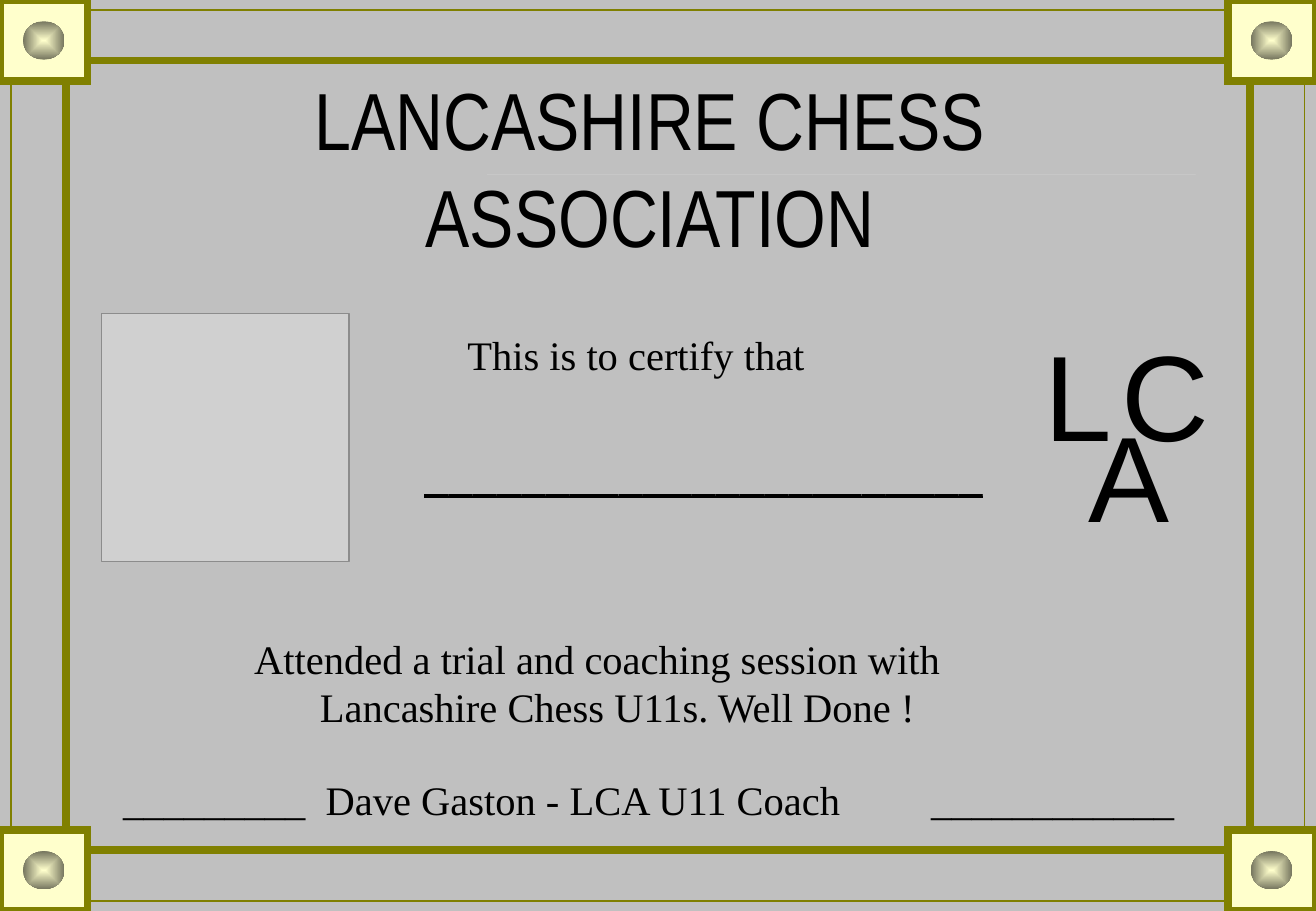
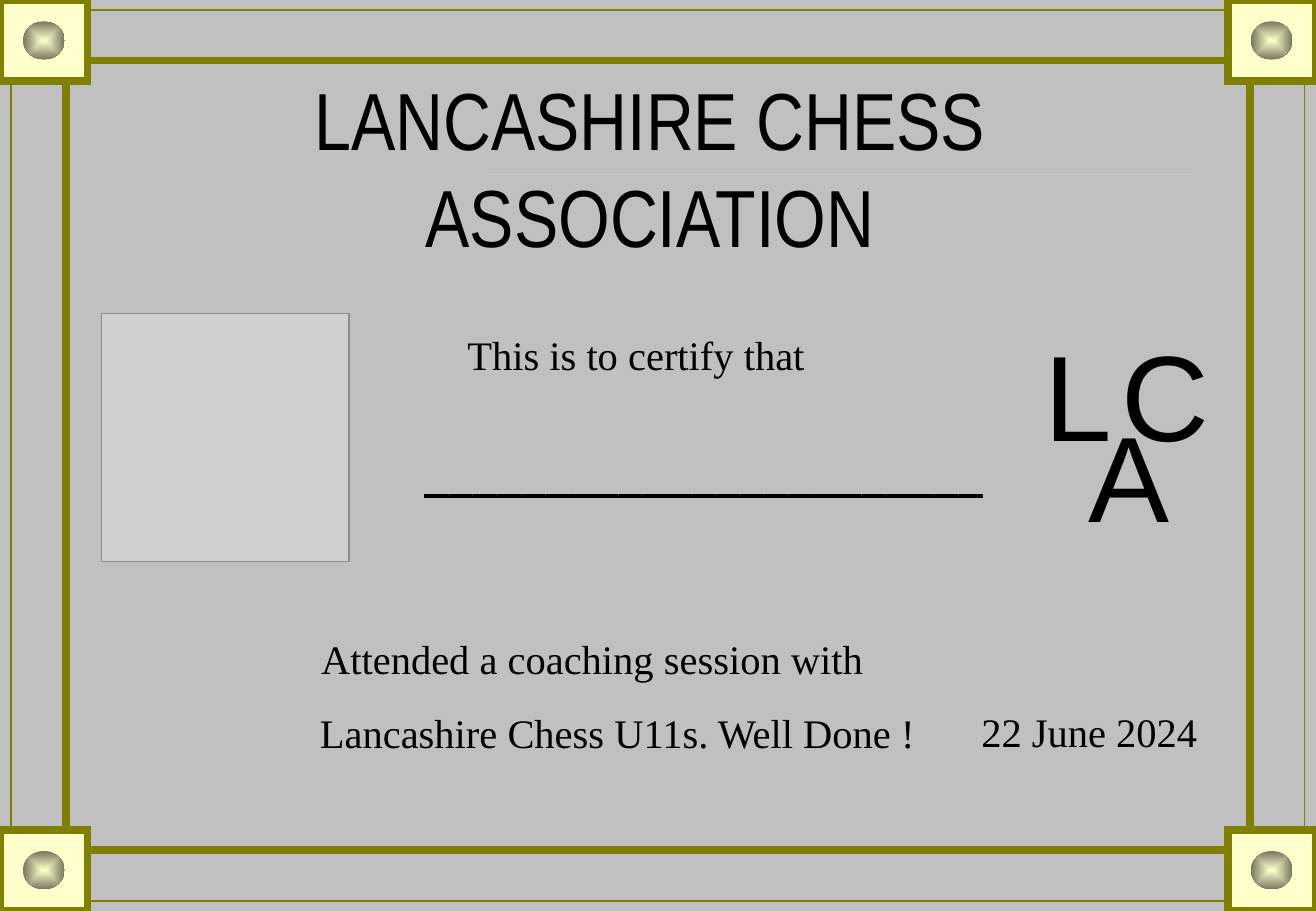
Before and after one commit to coling01/coling01.github.io, a slide deck: slide 1 of ChessCerts/u11TrialCert.ppt. Drawn at 1316x911 pixels with LibreOffice and Linux fonts; fonts in the diff are those of the drawing; grey boxes stand for pictures; background and template pictures are left out. Boxes give left, top, right and bottom in pixels: in the first picture for what was removed or moved away, otherwise in the second. Text is boxed around its words. In the diff, an @@ line names an element or a change of style, - is before the commit and + after.

```diff
--- a/ChessCerts/u11TrialCert.ppt
+++ b/ChessCerts/u11TrialCert.ppt
@@ text at <box>320,646,891,749</box>: text changed @@
-Attended a trial and coaching session with Lancashire Chess U11s. Well Done !
+Attended a coaching session with
+Lancashire Chess U11s. Well Done !
@@ text added at <box>981,720,1197,748</box>, 24 pt, text #000000 @@
+22 June 2024
@@ text removed at <box>326,787,840,816</box> @@
-_________ Dave Gaston - LCA U11 Coach ____________
```
Also in this commit, not shown: 1 other slide changed, 1 other file.
